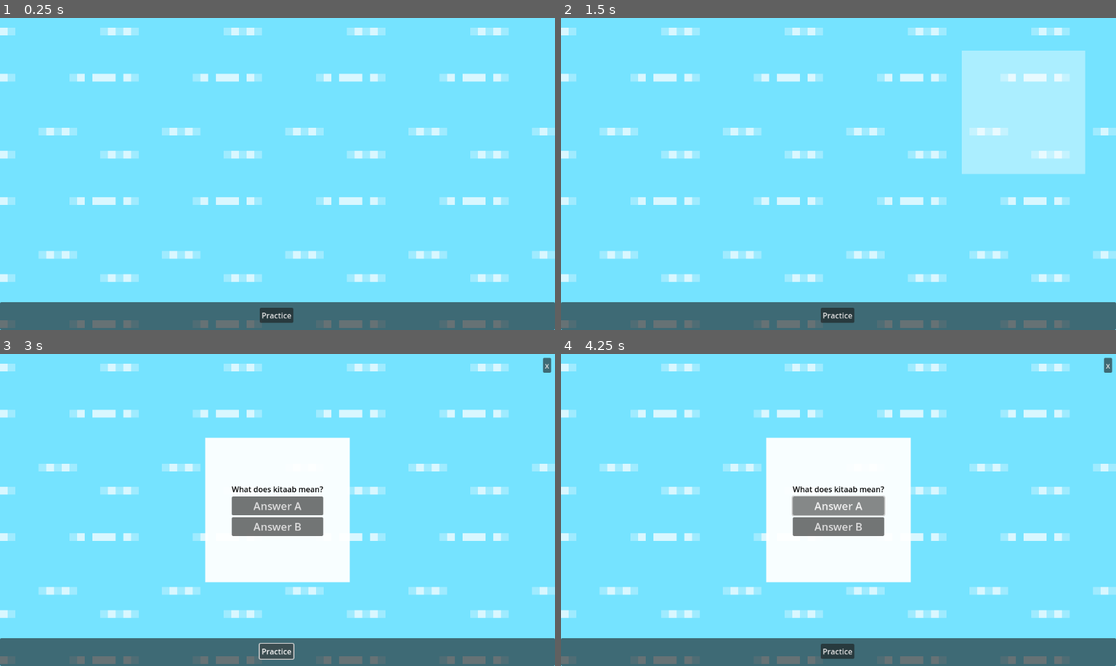
Above: before the commit, frames 1-4 (two rows, left to right).
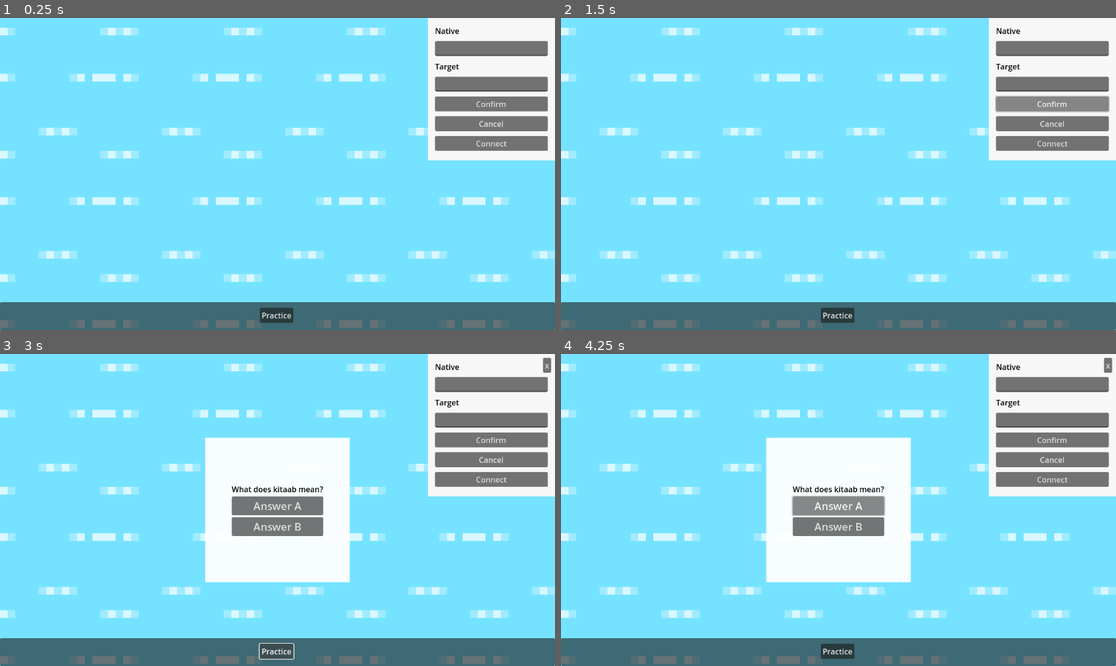
Above: after the commit, the same moments.

Repository: koljapluemer/vocab-city
Game: Godot game, scene res://scenes/Game.tscn
The game is run twice, just before and just after one commit, with the same random seed, the same clock (stepped at 60 frames per second) and the same inputs.
Inputs (mouse positions are in pixels of both pictures, inside the frame that each line leads up to):
- Up to frame 1 (0.25 s): no input
- Up to frame 2 (1.5 s): click (1054, 142) at 0.5 s, where only the run after the commit has a clickable "Connect"; click (1054, 105) at 1.25 s, where only the run after the commit has a clickable "Confirm"
- Up to frame 3 (3 s): click (493, 441) at 2 s, where only the run after the commit has a clickable "Confirm"; click "Practice" at 2.75 s
- Up to frame 4 (4.25 s): click "Answer A" at 3.5 s

The runs differ from the first frame. In frame 1, 10% of the frame differs, in the area x 77-100%, y 0-46%; in frame 2, 13%, in the area x 72-100%, y 0-51%; in frame 3, 10%; in frame 4, 10%.
Error in both runs: Modulo by zero error in operator '%'. (res://scripts/PracticeInterface.gd:43)

Commit message:
add overlay for active cells

Diff:
--- a/scenes/Game.tscn
+++ b/scenes/Game.tscn
@@ -22,7 +22,6 @@
 script = ExtResource("2_3dy6c")
 
 [node name="SideBar" type="CanvasLayer" parent="Grid"]
-visible = false
 
 [node name="Panel" type="PanelContainer" parent="Grid/SideBar"]
 anchors_preset = 1
@@ -64,6 +63,10 @@
 layout_mode = 2
 text = "Cancel"
 
+[node name="ButtonConnection" type="Button" parent="Grid/SideBar/Panel/Container"]
+layout_mode = 2
+text = "Connect"
+
 [node name="Camera2D" type="Camera2D" parent="."]
 script = ExtResource("4_h5ih3")
 
--- a/scenes/prefabs/Cell.tscn
+++ b/scenes/prefabs/Cell.tscn
@@ -32,3 +32,18 @@
 grow_horizontal = 2
 grow_vertical = 2
 color = Color(1, 1, 1, 0.392157)
+
+[node name="ActiveOverlay" type="ColorRect" parent="."]
+visible = false
+anchors_preset = 8
+anchor_left = 0.5
+anchor_top = 0.5
+anchor_right = 0.5
+anchor_bottom = 0.5
+offset_left = -128.0
+offset_top = -128.0
+offset_right = 128.0
+offset_bottom = 128.0
+grow_horizontal = 2
+grow_vertical = 2
+color = Color(0.239216, 0.0862745, 0.839216, 0.392157)
--- a/scripts/Cell.gd
+++ b/scripts/Cell.gd
@@ -87,11 +87,13 @@
 
 func set_active():
 	isActive = true
+	node.get_node("ActiveOverlay").visible = true
 	if state == "empty" or state == "none":
 		node.get_node("Tile").set_texture(textureEmptyActive)
 
 func set_inactive():
 	isActive = false
+	node.get_node("ActiveOverlay").visible = false
 	if state == "empty":
 		node.get_node("Tile").set_texture(textureEmpty)
 	if state == "none":
--- a/scripts/Game.gd
+++ b/scripts/Game.gd
@@ -10,9 +10,6 @@
 		grid.handle_right_click(pos)
 	if (Input.is_action_just_pressed("mb_left")):
 		pass
-		# print("left click on: ", get_global_mouse_position())
-
-
 
 func _on_practice_button_pressed():
 	if practiceUIOpen:
Not shown, changed: doc/notes/Vocab City.md
